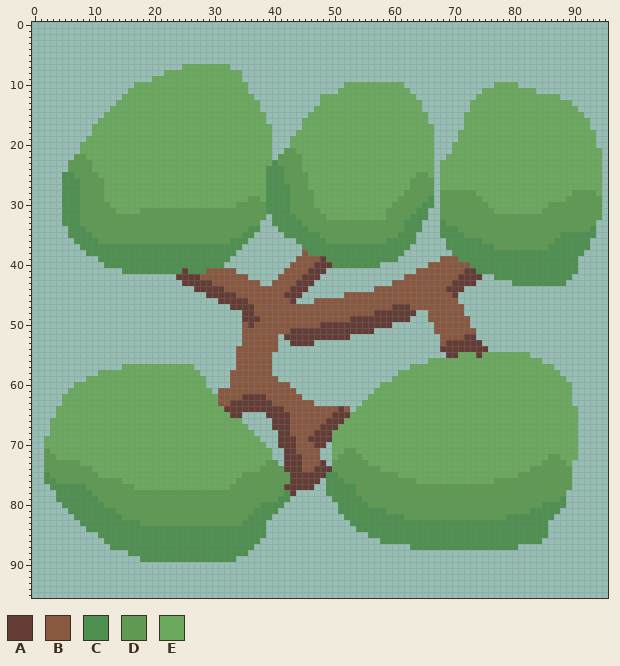
One commit to this sprite sheet: sprites/blocks/environment/tree/tree2.png. Above, as it was before the edit.
The file is 96x96 pixels.
Palette (. is transparent): A #623c35  B #895841  C #4e904f  D #5e9a52  E #6aa95e
And afterwards:
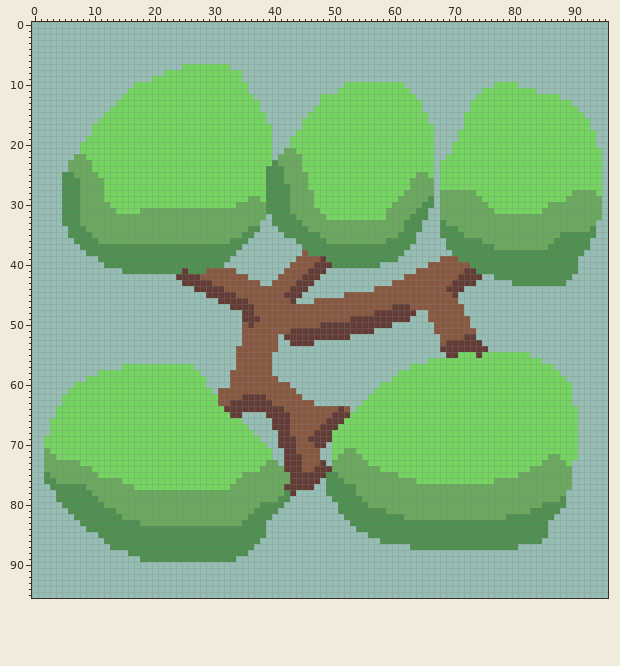
Diff:
colour D: #5e9a52 -> #6aa95e
colour E: #6aa95e -> #74d660
Where, in picture pixels (left, top, right, bottom), the same in both pictures:
changed: (68, 64, 602, 250)
changed: (332, 352, 578, 520)
changed: (44, 364, 290, 526)
